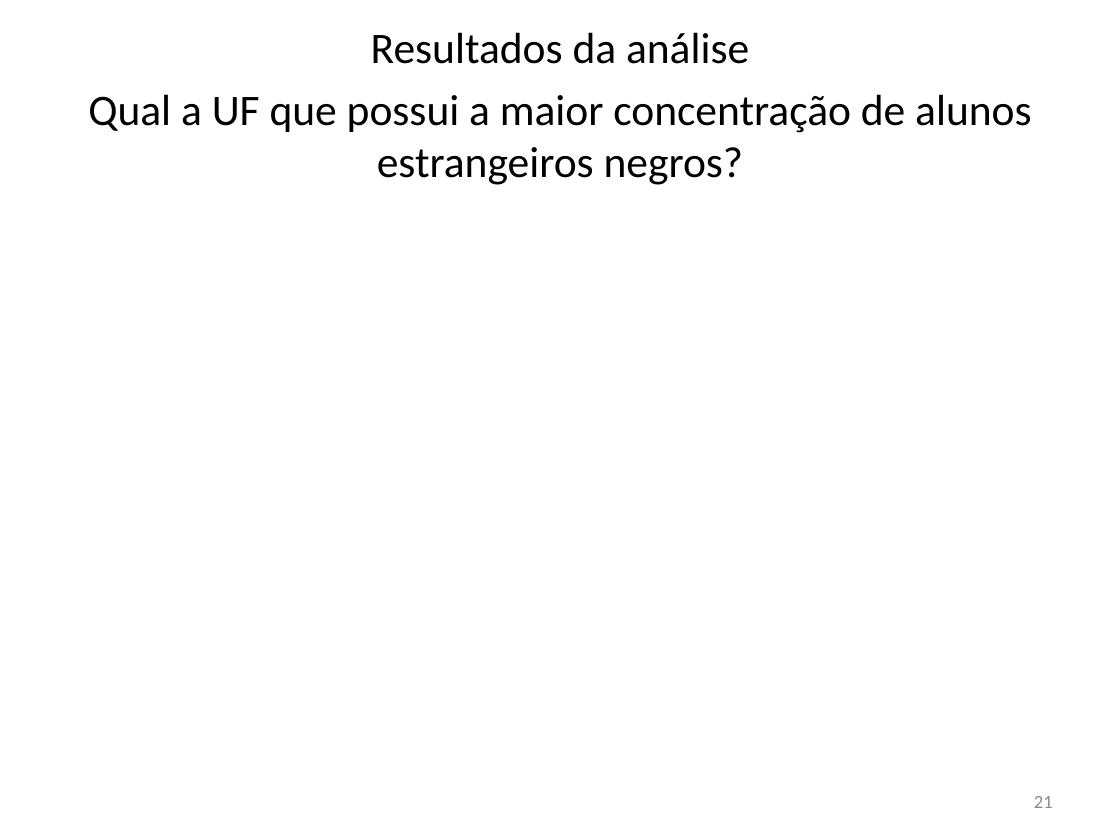
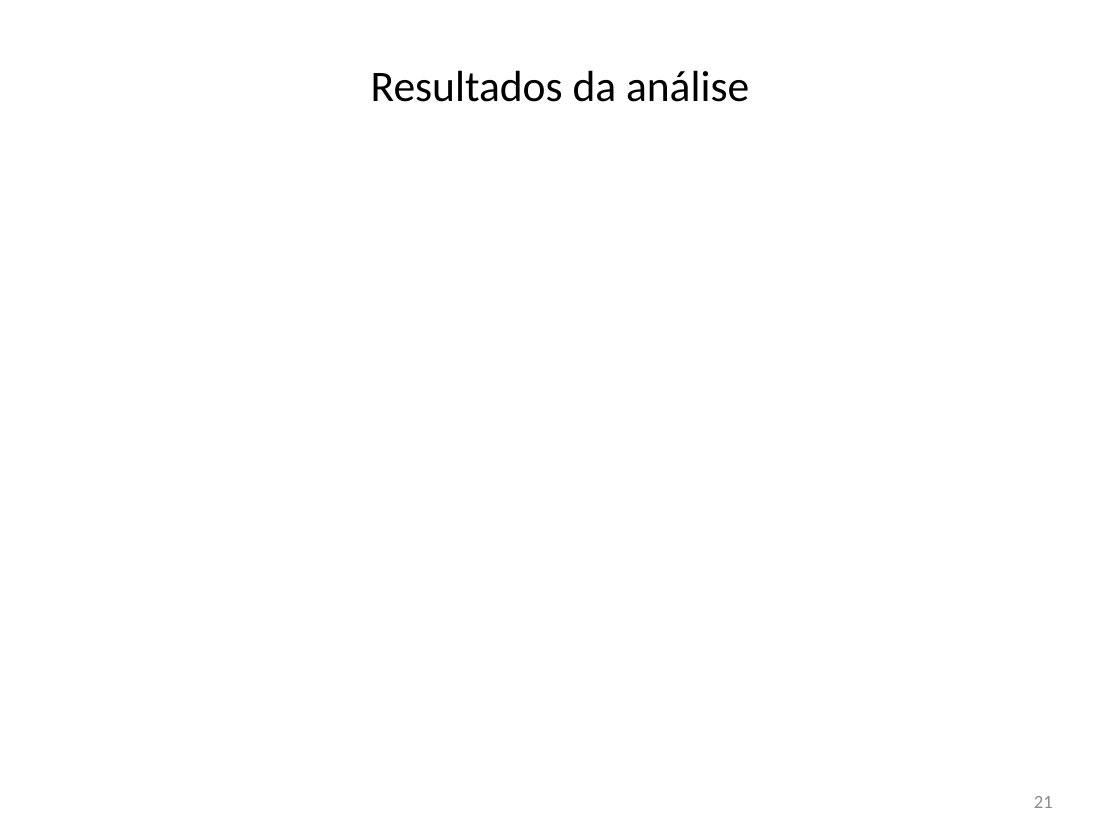
Before and after one commit to krieggerms/Analise-da-Insercao-do-Aluno-Negro-com-BI, a slide deck: slide 21 of APRESENTAÇÃO TCC.pptx. Drawn at 1120x840 pixels with LibreOffice and Linux fonts; fonts in the diff are those of the drawing; background and template pictures are left out. Boxes give left, top, right and bottom in pixels: in the first picture for what was removed or moved away, otherwise in the second. Text is boxed around its words. In the diff, an @@ line names an element or a change of style, - is before the commit and + after.

```diff
--- a/APRESENTAÇÃO TCC.pptx
+++ b/APRESENTAÇÃO TCC.pptx
@@ text "Resultados da análise": place and size @@
-text "Resultados da análise" at bbox=[371, 32, 749, 64]
+text "Resultados da análise" at bbox=[371, 70, 749, 102]
@@ text removed at bbox=[88, 94, 1031, 185] @@
-Qual a UF que possui a maior concentração de alunos estrangeiros negros?
```
Also in this commit, not shown: 16 other slides changed, 1 other file.
